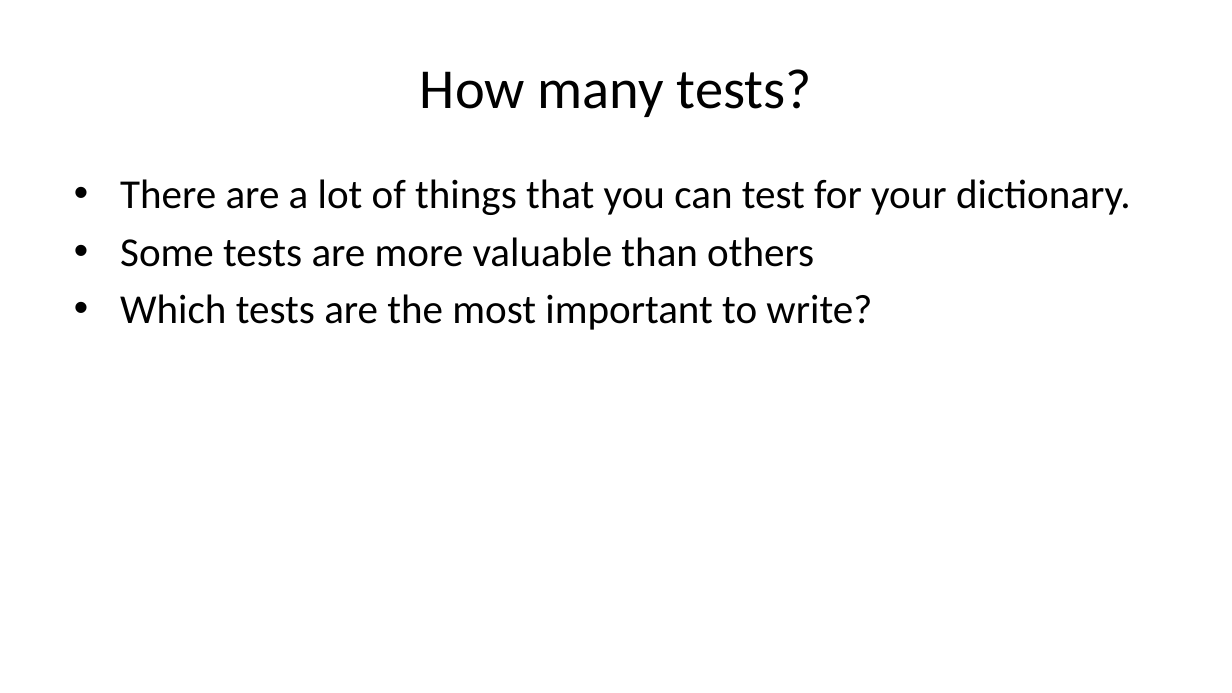
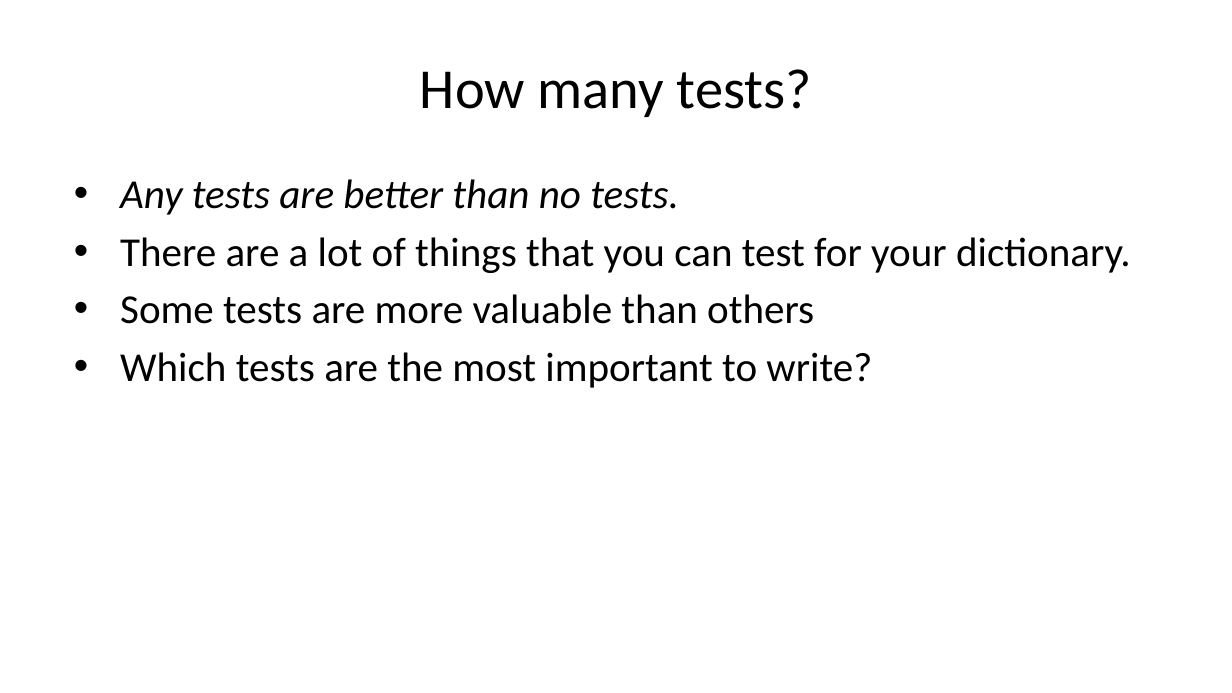
Before and after one commit to sbn-psi/dmsp, a slide deck: slide 15 of LDDTesting/stone-LDDTestingTechniques.pptx. Drawn at 1232x693 pixels with LibreOffice and Linux fonts; fonts in the diff are those of the drawing. Boxes give left, top, right and bottom in pixels: in the first picture for what was removed or moved away, otherwise in the second. Text is boxed around its words. In the diff, an @@ line names an element or a change of style, - is before the commit and + after.

```diff
--- a/LDDTesting/stone-LDDTestingTechniques.pptx
+++ b/LDDTesting/stone-LDDTestingTechniques.pptx
@@ text at (x1=120, y1=179, x2=679, y2=215): paragraph added @@
+• Any tests are better than no tests.
```
Also in this commit, not shown: 2 other files.
